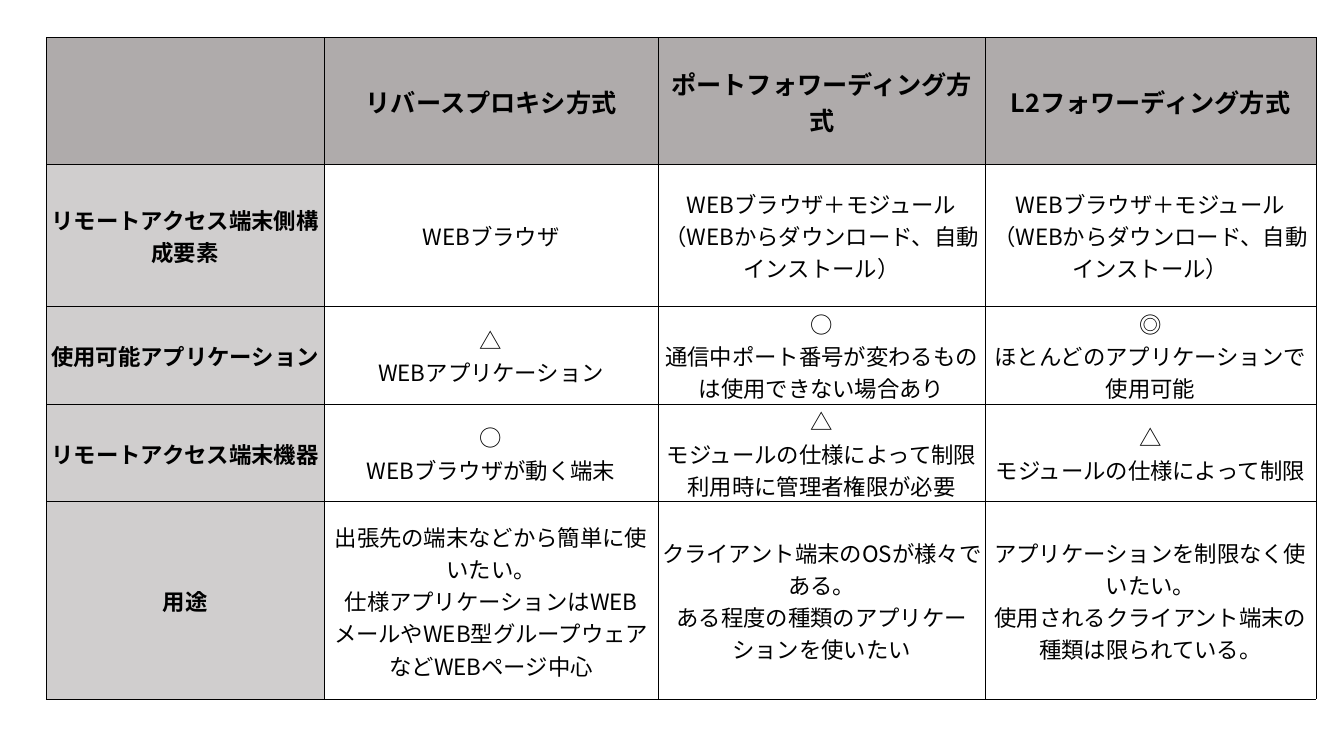
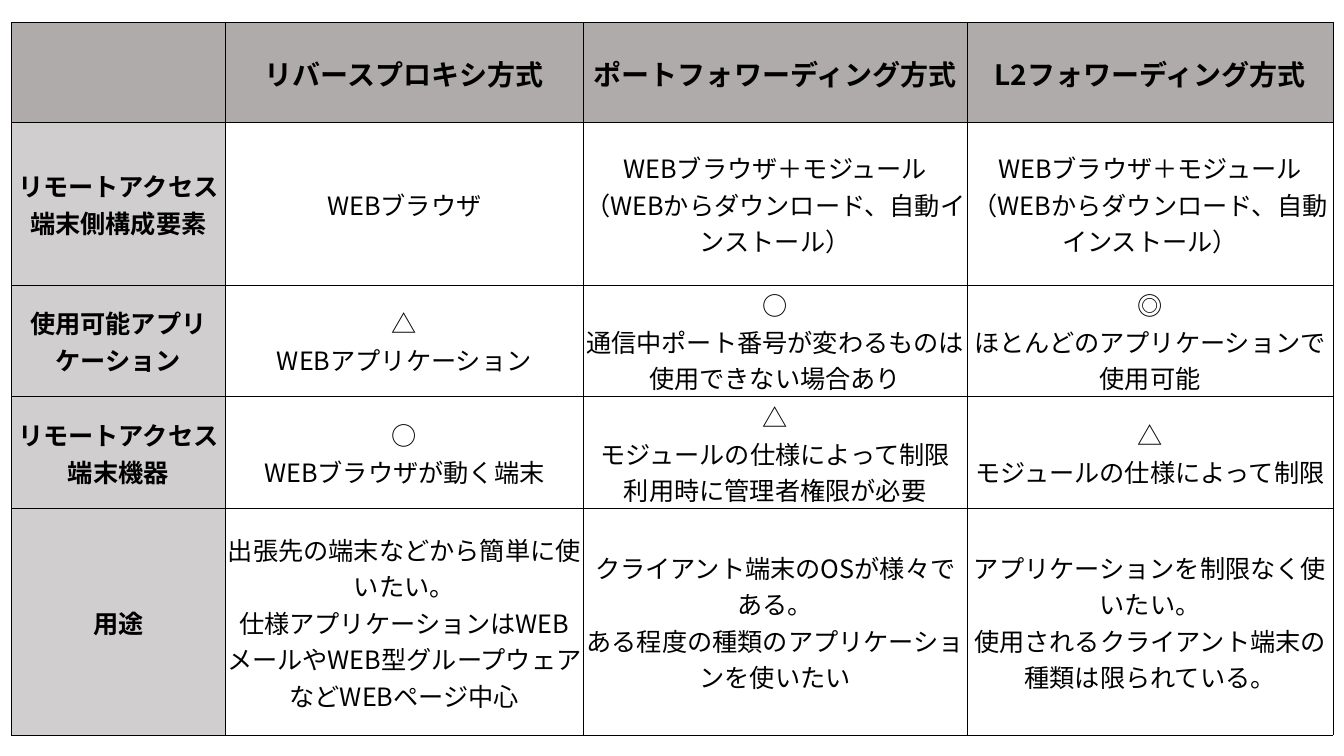
Before and after one commit to Alice-to-Bob/Graduate_School, a slide deck: slide 3 of SUBTHEME/graphs/telework_list.pptx. Drawn at 1344x756 pixels with LibreOffice and Linux fonts; fonts in the diff are those of the drawing. Boxes give left, top, right and bottom in pixels: in the first picture for what was removed or moved away, otherwise in the second. Text is boxed around its words. In the diff, an @@ line names an element or a change of style, - is before the commit and + after.

```diff
--- a/SUBTHEME/graphs/telework_list.pptx
+++ b/SUBTHEME/graphs/telework_list.pptx
@@ table at (11, 22, 1333, 735) @@
@@ size 18 to 20 pt in "リバースプロキシ方式", "ポートフォワーディング方式", "L2フォワーディング方式" @@
@@ size 16 to 18 pt @@
@@ table: place and size @@
-table at (46, 37, 1316, 699)
+table at (11, 22, 1333, 735)
```
Also in this commit, not shown: 2 other slides changed, 2 slides added, 17 other files.
